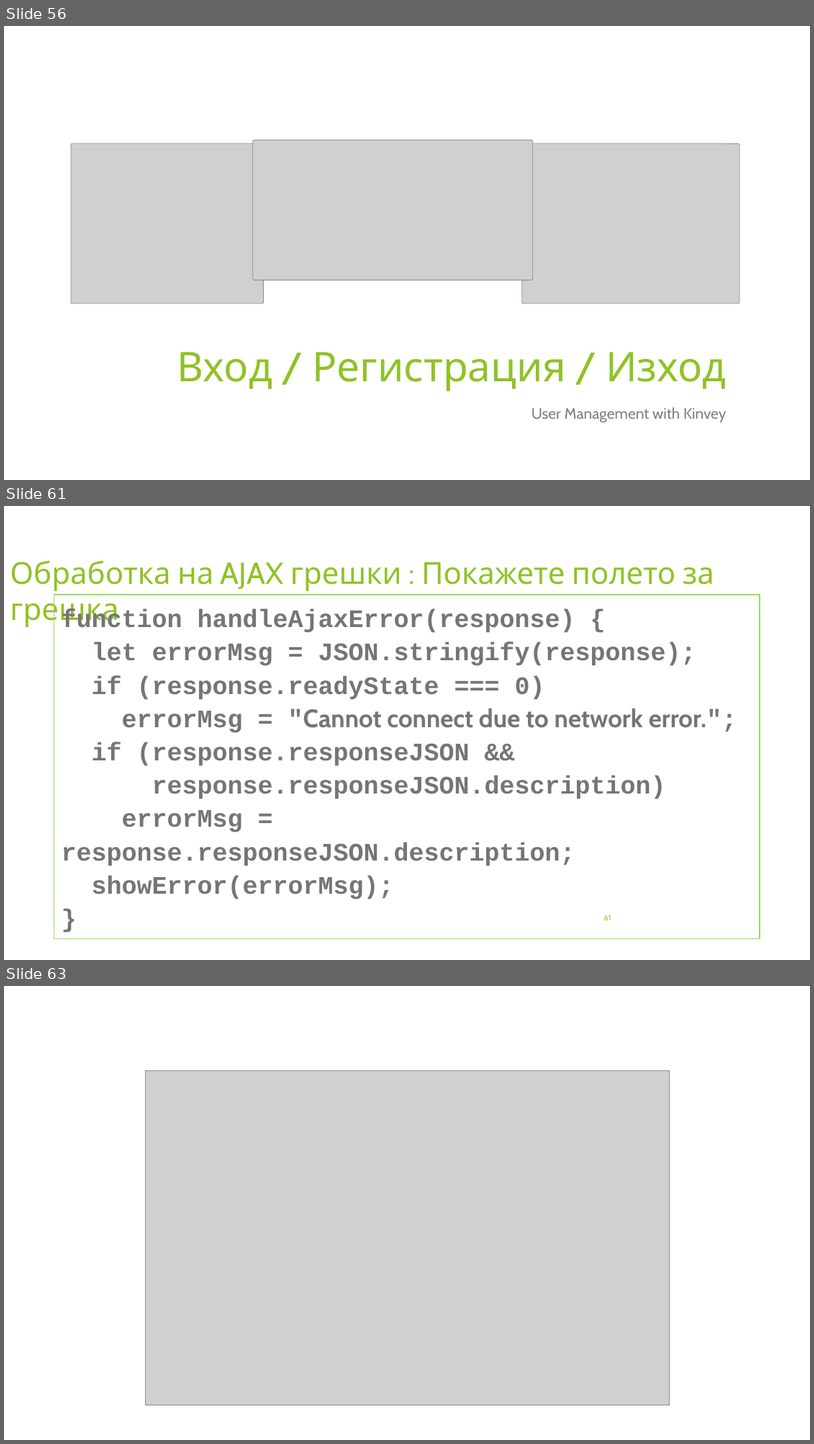
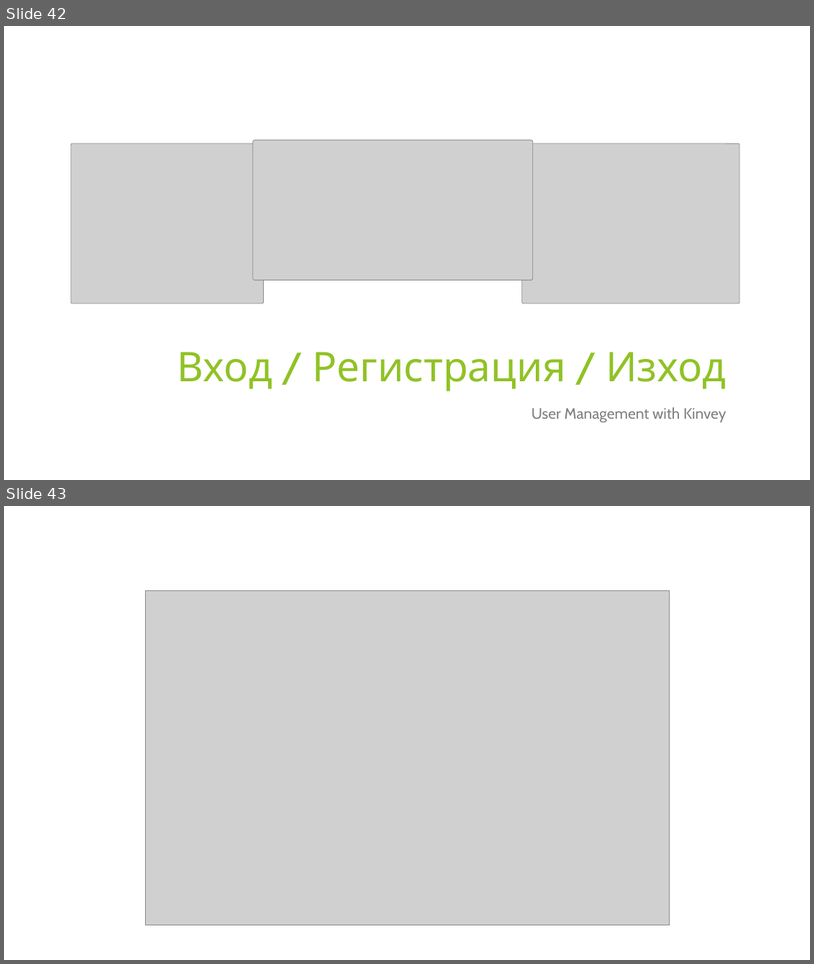
Before and after one commit to profjordanov/hybrid-app-development, a slide deck: 03. Async JS/tasks.pptx. Shown one above the other, each under a label of ours: slides 56, 61 and 63 before the commit, slides 42 and 43 after it; the slides between them are not shown. The pictures are 814x1444 and 814x964 pixels, drawn with LibreOffice and Linux fonts; fonts in the diff are those of the drawing; grey boxes stand for pictures. Boxes give left, top, right and bottom in pixels: in the first picture for what was removed or moved away, otherwise in the second. Text is boxed around its words. In the diff, an @@ line names an element or a change of style, - is before the commit and + after.

```diff
--- a/03. Async JS/tasks.pptx
+++ b/03. Async JS/tasks.pptx
@@ slide 61 removed at (x1=4, y1=506, x2=810, y2=960), background #FFFFFF @@
@@ title removed at (x1=10, y1=561, x2=715, y2=628) @@
-Обработка на AJAX грешки : Покажете полето за грешка
@@ rectangle removed at (x1=54, y1=595, x2=760, y2=938) @@
-function handleAjaxError(response) {
-let errorMsg = JSON.stringify(response);
-if (response.readyState === 0)
-errorMsg = "Cannot connect due to network error.";
-if (response.responseJSON &&
-response.responseJSON.description)
-errorMsg = response.responseJSON.description;
-showError(errorMsg);
-}
@@ page number removed at (x1=604, y1=914, x2=612, y2=920) @@
-61
@@ what was slide 56 is now slide 42 @@
@@ what was slide 63 is now slide 43 @@
```
Also in this commit, not shown: 3 slides changed, 19 other slides removed, 1 other file.
